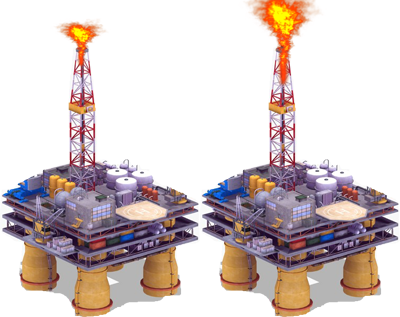
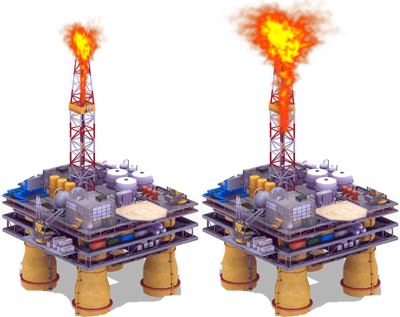
Two versions of the same layered image (400x317). Layer-by-layer changes:
painted on "Layer 4" over [53, 15, 110, 107]
painted on "Layer 3" over [221, 0, 346, 138]
